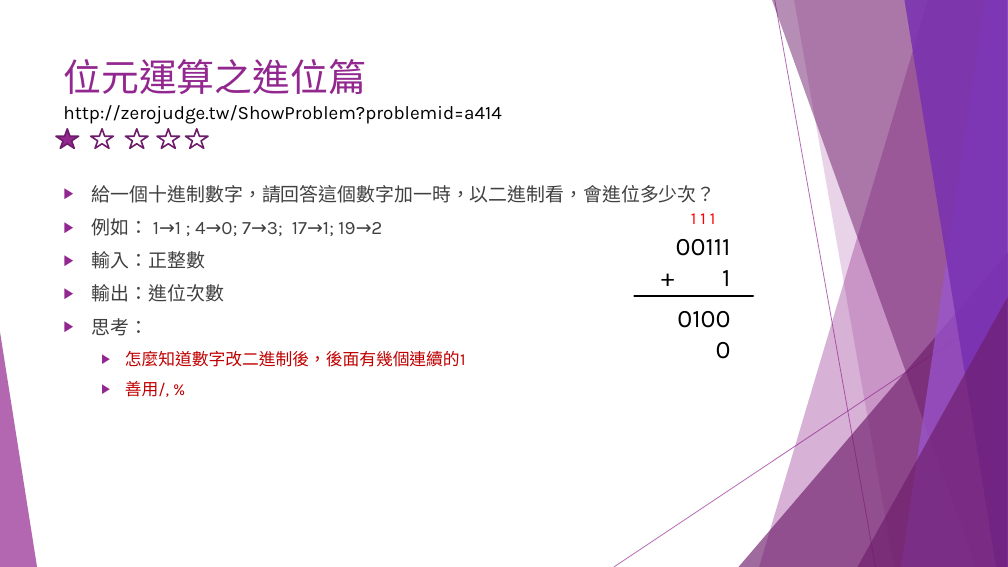
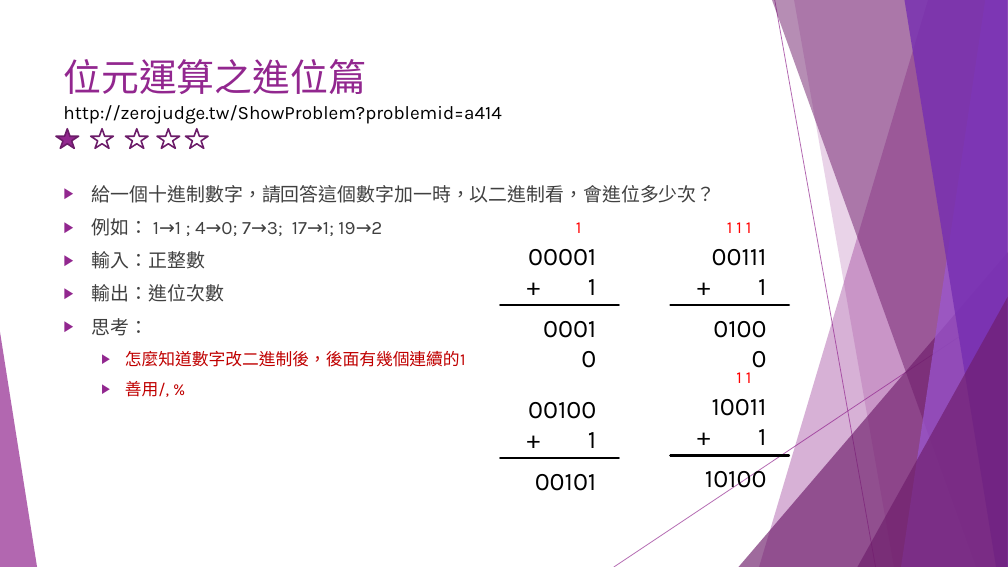
Before and after one commit to liulawsi/My_PPTs, a slide deck: slide 34 of LCC/Python/A1_邏輯思考訓練題.pptx. Drawn at 1008x567 pixels with LibreOffice and Linux fonts; fonts in the diff are those of the drawing. Boxes give left, top, right and bottom in pixels: in the first picture for what was removed or moved away, otherwise in the second. Text is boxed around its words. In the diff, an @@ line names an element or a change of style, - is before the commit and + after.

```diff
--- a/LCC/Python/A1_邏輯思考訓練題.pptx
+++ b/LCC/Python/A1_邏輯思考訓練題.pptx
@@ group added at <box>501,222,619,346</box>: 3 texts, 1 line @@
+00001
++ 1
+00010
+1
@@ 3 texts, 1 line: place and size @@
-3 texts, 1 line at <box>634,213,753,337</box>
+3 texts, 1 line at <box>671,222,789,346</box>
@@ group added at <box>671,372,789,494</box>: 3 texts, 1 line @@
+10011
++ 1
+10100
+1 1
@@ text added at <box>528,402,596,448</box>, 24 pt, text #000000 @@
+00100
++ 1
@@ line added from (619, 458) to (501, 458), #000000 2.25 pt @@
@@ text added at <box>535,474,596,491</box>, 24 pt, text #000000 @@
+00101
```
Also in this commit, not shown: 4 other slides changed, 2 slides removed.
